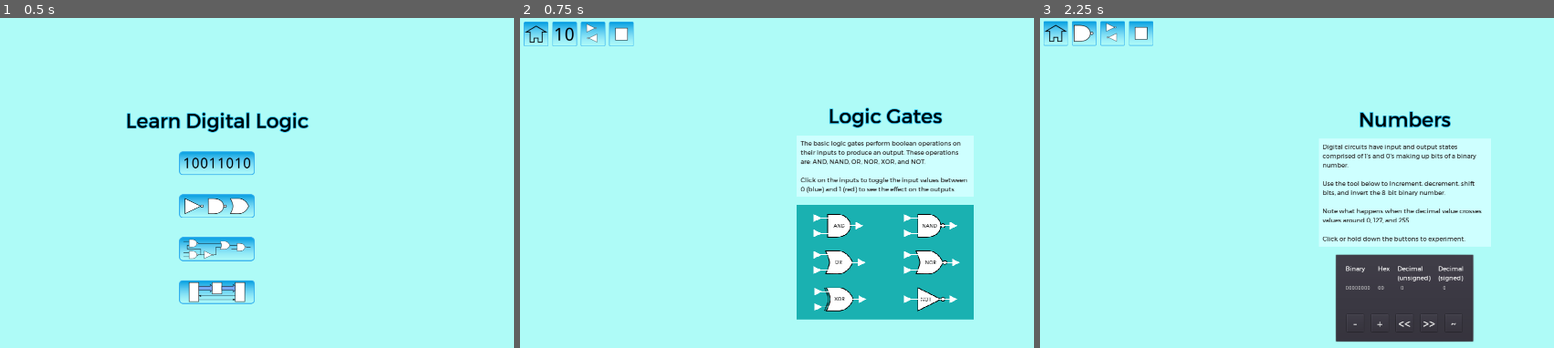
Above: before the commit, frames 1-3 (left to right).
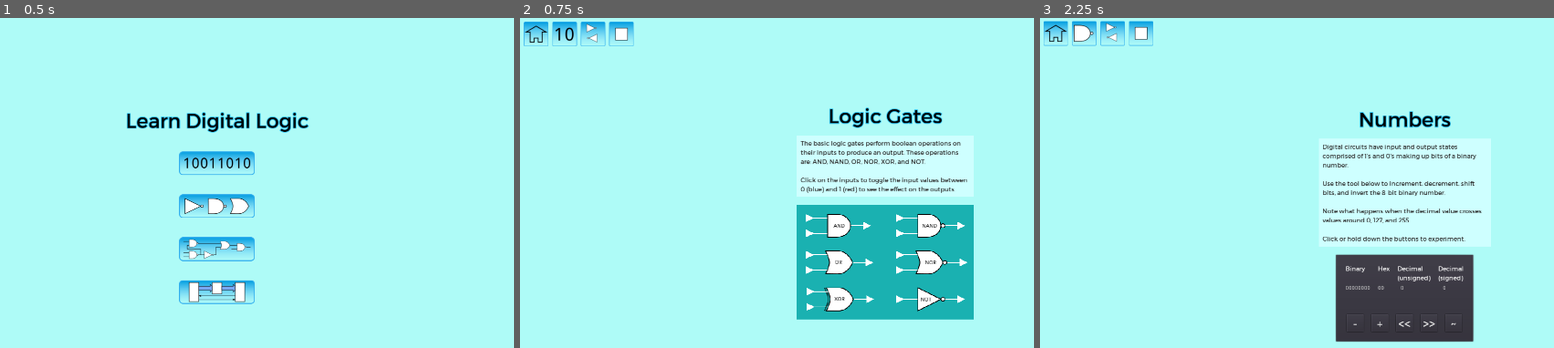
Above: after the commit, the same moments.

Repository: andrew-wilkes/digital-logic
Game: Godot game, scene res://Main.tscn
The game is run twice, just before and just after one commit, with the same random seed, the same clock (stepped at 60 frames per second) and the same inputs.
Inputs (mouse positions are in pixels of both pictures, inside the frame that each line leads up to):
- Up to frame 1 (0.5 s): no input
- Up to frame 2 (0.75 s): click (735, 206) at 0.5 s
- Up to frame 3 (2.25 s): click (1055, 34) at 1.25 s; click (1255, 163) at 2 s

Frame 1 is identical in both runs. In frame 2, 0.7% of the frame differs, in the area x 55-88%, y 59-89%; in frame 3, nothing differs.

Commit message:
Add more properties to parts

Diff:
--- a/game/Circuit.gd
+++ b/game/Circuit.gd
@@ -1,9 +1,8 @@
 extends Node2D
 
-const DEBUG = true
+const DEBUG = false
 const CELL_MARGIN = 4
 
-var part_moving = false
 var part
 var wire_scene = preload("res://parts/misc/Wire.tscn")
 var astar: AStar2D
@@ -12,11 +11,29 @@
 var min_point = Vector2(-1, 0)
 var max_point: Vector2
 var region_size
+var panel_corner
 
 func _ready():
 	astar = AStar2D.new()
 	# warning-ignore:return_value_discarded
 	$PartsPicker.connect("picked", self, "part_picked")
+	var p = $PartsPicker/Panel
+	panel_corner = p.rect_position + p.rect_size
+
+
+func is_over_panel(node: Part):
+	return node.position.x < panel_corner.x and node.position.y < panel_corner.y
+
+
+func state_changed(node: Part, state):
+	# The output state of a part has changed
+	for wire in node.get_output_wires([]):
+		if state:
+			wire.modulate = g.COLOR_HIGH
+		else:
+			wire.modulate = g.COLOR_LOW
+		node = wire.end_pin.parent_part
+		node.update_output(wire.end_pin, state)
 
 
 func route_all_wires():
@@ -43,12 +60,11 @@
 		route_wires(p)
 
 
-func route_wires(p):
-	part = p
-	for wire in part.get_wires():
+func route_wires(_part):
+	for wire in _part.get_wires():
 		var first_point = wire.points[0]
 		var last_point = wire.points[-1]
-		p = get_cell_coor(first_point)
+		var p = get_cell_coor(first_point)
 		var dx = 2
 		var p1 = get_active_grid_id(p, dx) # Cell to the right
 		while p1 < 0:
@@ -158,7 +174,7 @@
 func _on_Area2D_input_event(_viewport, event, _shape_idx):
 	# Note that this area defines where the part may be dropped so may define a margin around the viewport edge
 	if event is InputEventMouseMotion:
-		if part_moving:
+		if part:
 			part.position = (event.position / g.GRID_SIZE).round() * g.GRID_SIZE
 			part.update_wire_positions()
 		elif g.wire:
@@ -172,29 +188,35 @@
 
 func part_picked(node):
 	# Should receive a duplicate of the node that was clicked
-	set_part_moving(node)
+	part = node
 	$Parts.add_child(part)
-	part.connect("picked", self, "set_part_moving")
+	part.connect("picked", self, "select_part")
 	part.connect("dropped", self, "part_dropped")
 	part.connect("doubleclick", self, "part_delete")
 	part.connect("pinclick", self, "pinclick")
 	part.connect("wire_attached", self, "route_all_wires")
+	part.connect("state_changed", self, "state_changed")
 
 
 func part_dropped():
-	part_moving = false
-	part.active = true
+	part.highlight_pin = true
+	part.highlight_part = true
+	if is_over_panel(part):
+		part_delete(part)
+	part = null
 	route_all_wires()
 
 
-func set_part_moving(node):
+func select_part(node):
 	part = node
-	part_moving = true
-
-
-func part_delete():
-	part.delete_wires()
-	part.queue_free()
+	if part.is_ext_input:
+		part.state = !part.state
+
+
+func part_delete(_part):
+	_part.delete_wires()
+	_part.queue_free()
+	part = null
 
 
 func pinclick(gate, pin):
--- a/game/Gates.tscn
+++ b/game/Gates.tscn
@@ -63,24 +63,49 @@
 
 [node name="AND" parent="VBox/ColorRect" instance=ExtResource( 4 )]
 position = Vector2( 110, 55 )
-mode = 0
+highlight_pin = false
+highlight_part = false
+moveable = false
+wireable = false
+show_state = false
+add_test_io = true
 
 [node name="NAND" parent="VBox/ColorRect" instance=ExtResource( 9 )]
 position = Vector2( 350, 55 )
-mode = 0
+highlight_pin = false
+highlight_part = false
+moveable = false
+wireable = false
+add_test_io = true
 
 [node name="OR" parent="VBox/ColorRect" instance=ExtResource( 8 )]
 position = Vector2( 110, 151 )
-mode = 0
+highlight_pin = false
+highlight_part = false
+moveable = false
+wireable = false
+add_test_io = true
 
 [node name="NOR" parent="VBox/ColorRect" instance=ExtResource( 6 )]
 position = Vector2( 350, 151 )
-mode = 0
+highlight_pin = false
+highlight_part = false
+moveable = false
+wireable = false
+add_test_io = true
 
 [node name="XOR" parent="VBox/ColorRect" instance=ExtResource( 5 )]
 position = Vector2( 110, 247 )
-mode = 0
+highlight_pin = false
+highlight_part = false
+moveable = false
+wireable = false
+add_test_io = true
 
 [node name="NOT" parent="VBox/ColorRect" instance=ExtResource( 7 )]
 position = Vector2( 350, 247 )
-mode = 0
+highlight_pin = false
+highlight_part = false
+moveable = false
+wireable = false
+add_test_io = true
--- a/game/PartsPicker.gd
+++ b/game/PartsPicker.gd
@@ -14,6 +14,7 @@
 		pos.y += node.v_spacing
 		node.position = pos
 		node.connect("picked", self, "picked")
+		node.highlight_pin = false
 	$Panel.rect_size = Vector2(130, pos.y + V_MARGIN)
 
 
--- a/game/parts/Gate.gd
+++ b/game/parts/Gate.gd
@@ -7,9 +7,10 @@
 var input_pin = preload("res://parts/zInput.tscn")
 var output_pin = preload("res://parts/zOutput.tscn")
 var inputs = []
-var output
+var output: bool
 
 func _ready():
+	allow_testing()
 	v_spacing = 72
 	z_index = 1 # Display above wires
 	connect_signals()
@@ -17,32 +18,37 @@
 	for node in $Inputs.get_children():
 		pin_exit(node) # Hide
 		inputs.append(false)
-		if mode == 0: # When used in diagram
+		if add_test_io: # When used in diagram
 			var pin = input_pin.instance()
-			pin.mode = mode
 			pin.id = i
-			pin.connect("state_changed", self, "update_output", [pin])
+			pin.position = -pin.get_node("Q").position
+			pin.highlight_pin = false
+			pin.connect("state_changed", self, "update_output")
 			node.add_child(pin)
 		else:
 			node.id = i
 			connect_pin(node)
 		i += 1
 	pin_exit($Q) # Hide
-	if mode == 0: # When used in diagram
-		output = output_pin.instance()
-		output.mode = mode
-		$Q.add_child(output)
+	if add_test_io: # When used in diagram
+		var pin = output_pin.instance()
+		pin.position = -pin.get_node("Inputs/A").position
+		pin.highlight_pin = false
+		pin.highlight_part = false
+		# warning-ignore:return_value_discarded
+		connect("state_changed", pin, "update_output")
+		$Q.add_child(pin)
 	else:
 		connect_pin($Q)
 		$Q.is_output = true
 
 
-func update_output(pin):
-	inputs[pin.id] = pin.state
+func update_output(node, state):
+	inputs[node.id] = state
 	var result = false
 	match gate_type:
 		"NOT":
-			result = !pin.state
+			result = !state
 		"OR", "NOR":
 			for b in inputs:
 				if b:
@@ -59,4 +65,5 @@
 	match gate_type:
 		"NOR", "NAND", "XNOR":
 			result = !result
-	output.state = result
+	output = result
+	emit_signal("state_changed", self, output)
--- a/game/parts/Input.gd
+++ b/game/parts/Input.gd
@@ -1,14 +1,10 @@
 extends Part
 
 func _ready():
+	allow_testing()
 	v_spacing = 56
 	color = g.COLOR_UNDEFINED
 	modulate = color
-	use_state = true
-	if get_parent().name == "root":
-		# Testing scene in isolation
-		position = Vector2(100, 100) # Bring into view
-		active = true # Enable state changing
 	connect_signals()
 	connect_pin($Q)
 	$Q.is_output = true
--- a/game/parts/Output.gd
+++ b/game/parts/Output.gd
@@ -1,13 +1,14 @@
 extends Part
 
 func _ready():
+	allow_testing()
 	v_spacing = 56
 	color = g.COLOR_UNDEFINED
 	modulate = color
-	if get_parent().name == "root":
-		# Testing scene in isolation
-		position = Vector2(100, 100) # Bring into view
-		active = true # Enable state changing
 	connect_signals()
 	connect_pin($Inputs/A)
 	pin_exit($Inputs/A) # Hide
+
+
+func update_output(_node, value):
+	indicate_state(value)
--- a/game/parts/Part.gd
+++ b/game/parts/Part.gd
@@ -4,19 +4,29 @@
 
 signal pinclick(gate, pin)
 signal wire_attached
-signal state_changed()
+signal state_changed(node, state)
 signal picked(node)
 signal dropped
 signal doubleclick
 
-export(int) var mode = 1
+export(bool) var highlight_pin = true
+export(bool) var highlight_part = true
+export(bool) var moveable = true
+export(bool) var wireable = true
+export(bool) var show_state = false
+export(bool) var add_test_io = false
+export(bool) var is_ext_input = false
 
-var state = false setget set_state
-var active = false # Part responds to state change and wire attachments
+var state = false setget indicate_state
 var id = 0
 var v_spacing
-var color
-var use_state = false
+var color = g.COLOR_UNDEFINED
+
+func allow_testing():
+	if get_parent().name == "root":
+		# Testing scene in isolation
+		position = Vector2(100, 100) # Bring into view
+
 
 func get_extents():
 	return {
@@ -35,7 +45,7 @@
 
 
 func pin_enter(node):
-	if active:
+	if highlight_pin:
 		node.get_node("Sprite").show()
 		# Try to attach end of wire to unconnected input pin
 		if g.wire && !node.is_output && node.wires.size() < 1 && g.wire.start_pin.get_parent() != self:
@@ -51,14 +61,14 @@
 
 
 func mouse_entered():
-	if mode > 0:
+	if highlight_part:
 		$Symbol.modulate = g.COLOR_ACTIVE
 
 
 func mouse_exited():
-	if use_state:
+	if show_state:
 		$Symbol.modulate = color
-	elif mode > 0:
+	elif highlight_part:
 		$Symbol.modulate = g.COLOR_UNDEFINED
 
 
@@ -69,32 +79,29 @@
 
 
 func pin_click(_viewport, event, _shape_idx, node):
-	if event is InputEventMouseButton && event.pressed:
+	if event is InputEventMouseButton && event.pressed && wireable:
 		# Click on output pin to create a new wire
 		# Click on input pin to delete a wire
 		emit_signal("pinclick", self, node)
 
 
-func set_state(value):
+func indicate_state(value):
 	state = value
 	if state:
 		color = g.COLOR_HIGH
 	else:
 		color = g.COLOR_LOW
 	$Symbol.modulate = color
-	emit_signal("state_changed")
+	emit_signal("state_changed", self, state)
 
 
 func input_event(_viewport, event, _shape_idx):
 	if event is InputEventMouseButton:
 		if event.doubleclick:
-			emit_signal("doubleclick")
+			emit_signal("doubleclick", self)
 		elif event.pressed:
-			if active && use_state:
-				self.state = !state
 			emit_signal("picked", self)
 		else:
-			active = true
 			emit_signal("dropped")
 
 
@@ -108,11 +115,19 @@
 
 
 func get_wires():
-	var wires = []
+	return get_input_wires(get_output_wires([]))
+
+
+func get_output_wires(wires):
 	if has_node("Q"):
 		for i in $Q.wires.size():
 			wires.append($Q.wires[i])
+	return wires
+
+
+func get_input_wires(wires):
 	for pin in $Inputs.get_children():
+		pin.parent_part = self
 		if pin.wires.size() > 0:
 			wires.append(pin.wires[0])
 	return wires
--- a/game/parts/aAND.tscn
+++ b/game/parts/aAND.tscn
@@ -9,6 +9,7 @@
 
 [node name="AND" type="Node2D"]
 script = ExtResource( 2 )
+show_state = true
 gate_type = "AND"
 
 [node name="Symbol" type="Sprite" parent="."]
--- a/game/parts/misc/Pin.gd
+++ b/game/parts/misc/Pin.gd
@@ -1,5 +1,6 @@
 extends Area2D
 
+var parent_part
 var is_output = false
 var wires = []
 var id = 0
--- a/game/parts/misc/Wire.gd
+++ b/game/parts/misc/Wire.gd
@@ -1,4 +1,6 @@
 extends Line2D
+
+class_name Wire
 
 var start_pin
 var end_pin
--- a/game/parts/misc/Wire.tscn
+++ b/game/parts/misc/Wire.tscn
@@ -4,4 +4,5 @@
 
 [node name="Wire" type="Line2D"]
 width = 2.0
+default_color = Color( 1, 1, 1, 1 )
 script = ExtResource( 1 )
--- a/game/parts/zInput.tscn
+++ b/game/parts/zInput.tscn
@@ -9,6 +9,8 @@
 
 [node name="Input" type="Node2D"]
 script = ExtResource( 1 )
+show_state = true
+is_ext_input = true
 
 [node name="Symbol" type="Line2D" parent="."]
 position = Vector2( -16, 0 )
--- a/game/parts/zOutput.tscn
+++ b/game/parts/zOutput.tscn
@@ -9,6 +9,7 @@
 
 [node name="Output" type="Node2D"]
 script = ExtResource( 1 )
+show_state = true
 
 [node name="Symbol" type="Line2D" parent="."]
 position = Vector2( -20, 0 )
--- a/game/project.godot
+++ b/game/project.godot
@@ -18,10 +18,16 @@
 "class": "Part",
 "language": "GDScript",
 "path": "res://parts/Part.gd"
+}, {
+"base": "Line2D",
+"class": "Wire",
+"language": "GDScript",
+"path": "res://parts/misc/Wire.gd"
 } ]
 _global_script_class_icons={
 "Gate": "",
-"Part": ""
+"Part": "",
+"Wire": ""
 }
 
 [application]
